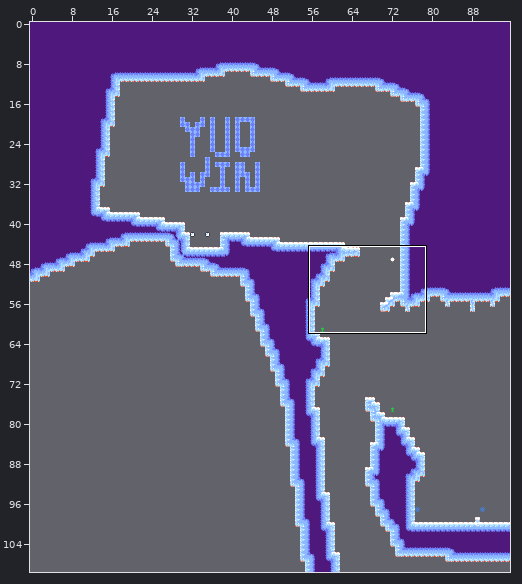
A Tiled map (JSON) gets an edit: assets/world/room/ice2.json. The picture above shows the old version from afar; the outline marks the close-up.
Close-up. Before:
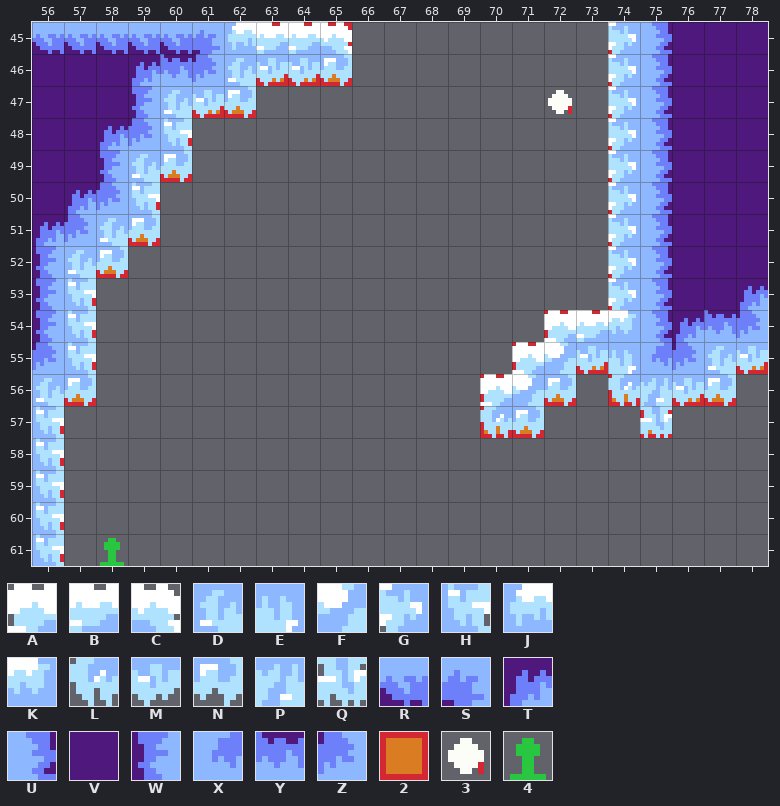
Cells are 8x8 px. Shown: x 56..78, y 45..61. The commit also changed other parts of the map, which this record leaves out.
Key: from "ice": A 0, B 1, C 2, D 3, E 4, F 6, G 13, H 15, J 16, K 17, L 26, M 27, N 28, P 40, Q 44, R 50, S 51, T 60, U 62, V 63, W 64, X 75, Y 76, Z 77; from "tools": 2 1 "ground", 3 2 "Electric Charge", 4 19 "Checkpoint".
_ is an empty cell, # one hidden under a higher layer.
Layers that did not change in this view are not listed.
Layer "draft" before, first column x 56:
45 #######222________2####
46 #######222________2####
47 #####22___________2####
48 ####2_____________2####
49 ####2_____________2####
50 ###2______________2####
51 ###2______________2####
52 ##2_______________2####
53 #2________________2####
54 #2______________22#####
55 #2_____________2#2####2
56 #2____________2#2_2#22_
57 2_____________22___2___
58 2______________________
59 2______________________
60 2______________________
61 2______________________
Layer "map" before, first column x 56:
45 RRRRRSJBBC________GUVVV
46 VVVTYZDMMN________GUVVV
47 VVVWDMN___________GUVVV
48 VVTZH_____________GUVVV
49 VVWDN_____________GUVVV
50 VTZH______________GUVVV
51 TZDN______________GUVVV
52 WDN_______________GUVVV
53 WH________________GUVVT
54 WH______________ABKUTYZ
55 ZH_____________AFMEXZDM
56 DN____________AFN_LPMN_
57 H_____________LN___Q___
58 H______________________
59 H______________________
60 H______________________
61 H______________________
The same view after the edit:
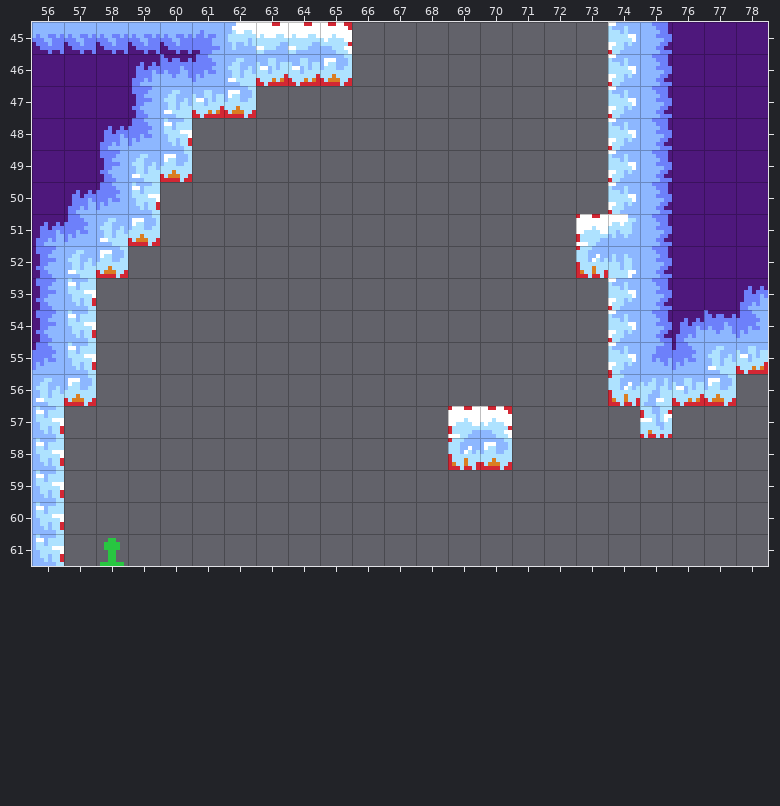
The exact change:
Layer "entity":
The edit erases tile 3 in row 47 at x 72.
Layer "draft":
The edit adds tile 2 in rows 51 to 52 at x 73; in row 57 at x 69; in row 58 at x 69 to 70.
The edit erases the tile that lay hidden in row 55 at x 72; in row 56 at x 71.
The edit erases tile 2 in row 54 at x 72 to 73; in row 55 at x 71 and 73; in row 56 at x 70 and 72; in row 57 at x 71.
Layer "map":
The edit adds tile A in row 51 at x 73; in row 57 at x 69.
Tile L gives way to tile C in row 57 at x 70.
Tile G gives way to tile E in row 52 at x 74.
Tile E gives way to tile G in row 55 at x 74.
Tile K gives way to tile G in row 54 at x 74.
Tile G gives way to tile K in row 51 at x 74.
The edit adds tile L in row 52 at x 73; in row 58 at x 69.
The edit adds tile N in row 58 at x 70.
The edit erases tile A in row 54 at x 72; in row 55 at x 71; in row 56 at x 70.
The edit erases tile B in row 54 at x 73.
The edit erases tile F in row 55 at x 72; in row 56 at x 71.
The edit erases tile M in row 55 at x 73.
The edit erases tile N in row 56 at x 72; in row 57 at x 71.
Changed places in both close-ups, as pixel boxes (x1, y1, x2, y2):
removed: (548, 90, 572, 114)
changed: (576, 214, 636, 278)
changed: (448, 310, 636, 470)
